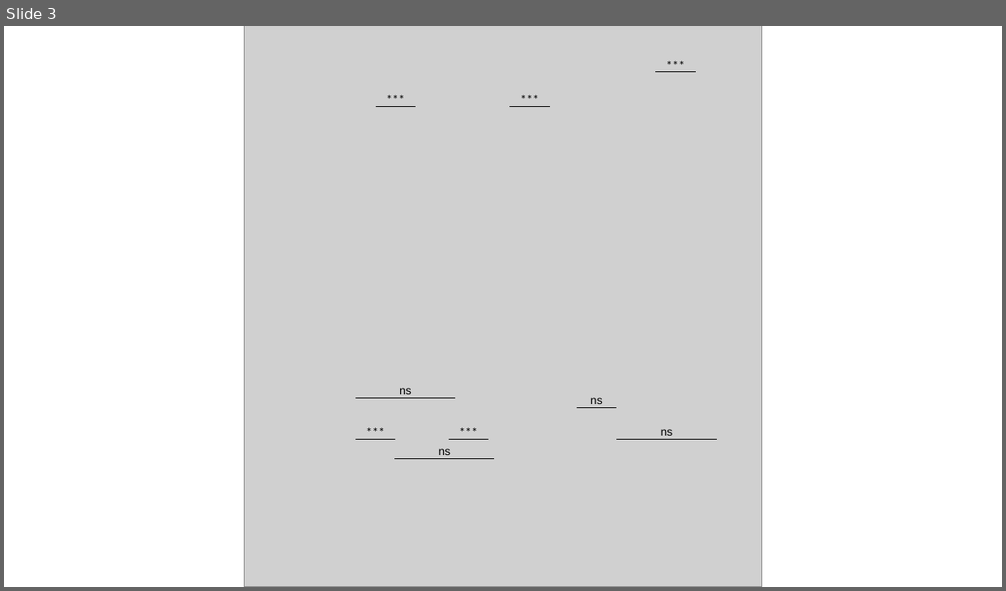
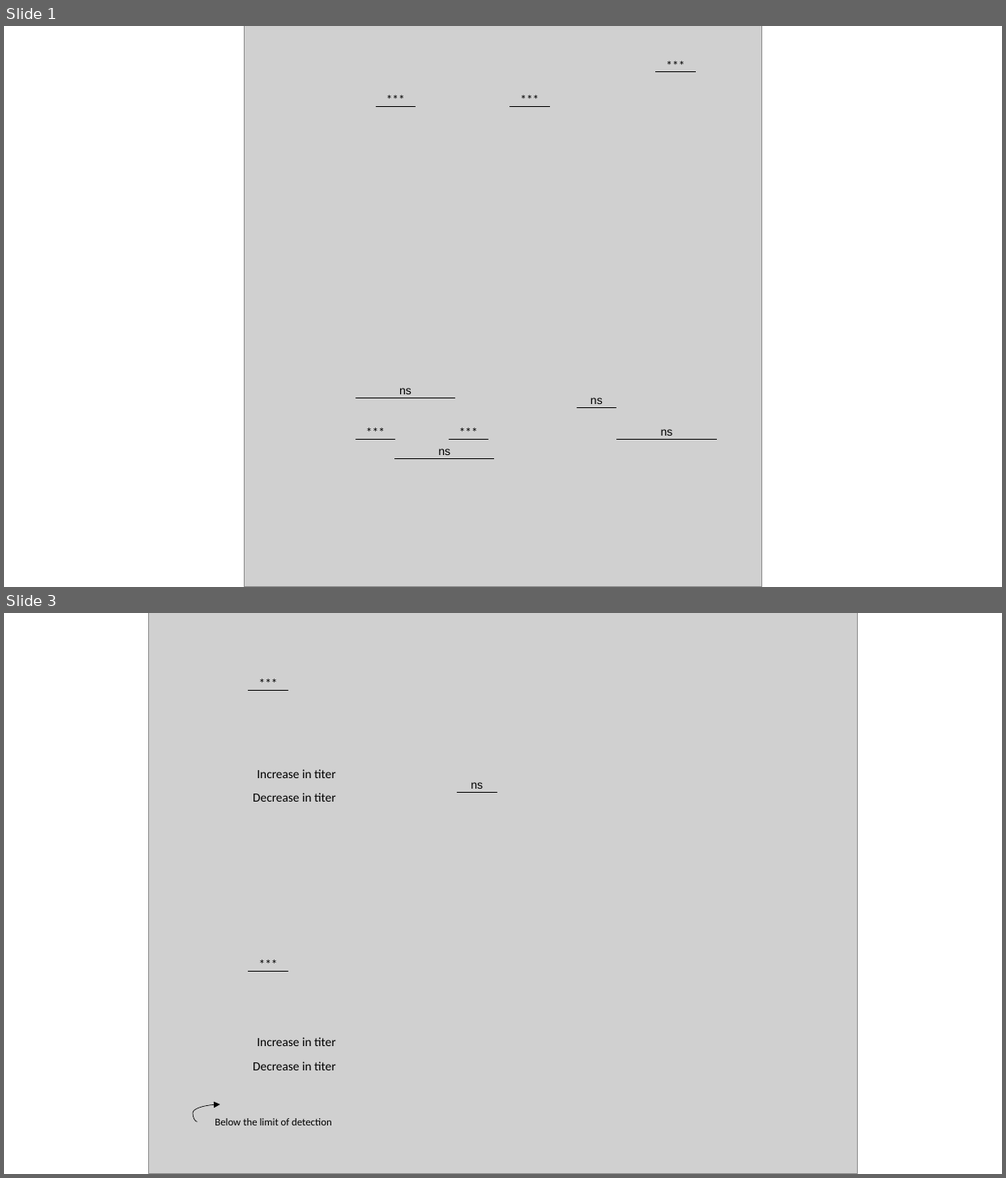
Before and after one commit to bisesi/Host-Ecology-and-Host-Range, a slide deck: figures/poster-figs/experimental-fig.pptx. Shown one above the other, each under a label of ours: slide 3 before the commit, slides 1 and 3 after it; the slides between them are not shown. The pictures are 1006x591 and 1006x1178 pixels, drawn with LibreOffice and Linux fonts; fonts in the diff are those of the drawing; grey boxes stand for pictures. Boxes give left, top, right and bottom in pixels: in the first picture for what was removed or moved away, otherwise in the second. Text is boxed around its words. In the diff, an @@ line names an element or a change of style, - is before the commit and + after.

```diff
--- a/figures/poster-figs/experimental-fig.pptx
+++ b/figures/poster-figs/experimental-fig.pptx
@@ slide 3 added at bbox=[4, 613, 1002, 1174], background #FFFFFF @@
@@ group added at bbox=[148, 613, 857, 1174]: 8 texts, 3 lines, 1 picture, 1 curved arrow @@
+Increase in titer
+Decrease in titer
+Increase in titer
+Decrease in titer
+***
+***
+ns
+Below the limit of detection
@@ what was slide 3 is now slide 1 @@
```
Also in this commit, not shown: 1 slide changed, 1 slide removed, 55 other files.
